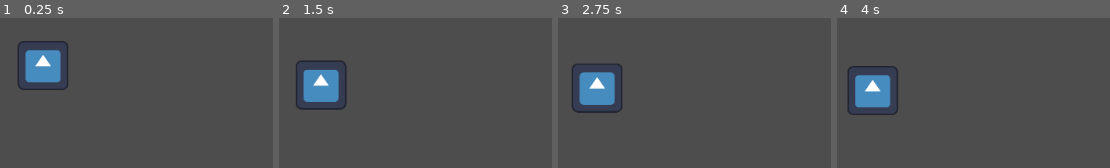
Above: before the commit, frames 1-4 (left to right).
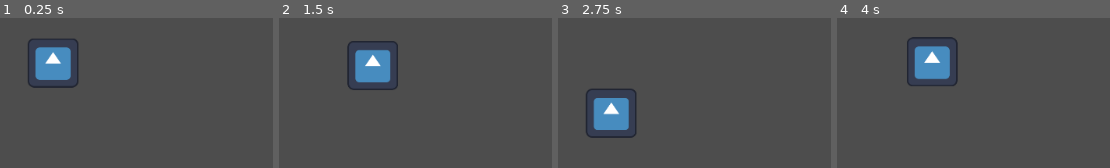
Above: after the commit, the same moments.

Repository: strbtrfll/slumak
Game: Godot game, scene res://main.tscn
Same seed, same stepped clock (60 frames per second), same inputs: the game is played once before the commit and once after it. The engine's default icon, where the game draws it, is replaced by a stand-in: a white triangle on a blue panel in a dark square.
Inputs:
- Up to frame 1 (0.25 s): no input
- Up to frame 2 (1.5 s): no input
- Up to frame 3 (2.75 s): no input
- Up to frame 4 (4 s): no input

The runs differ from the first frame. In frame 1, 3.7% of the frame differs, in the area x 6-29%, y 14-48%; in frame 2, 7.2%; in frame 3, 6.1%; in frame 4, 7.5%, in the area x 4-45%, y 12-65%.

Commit message:
2

Diff:
--- a/clizi.tscn
+++ b/clizi.tscn
@@ -5,26 +5,18 @@
 [sub_resource type="GDScript" id="GDScript_6shin"]
 script/source = "extends RigidBody2D
 
-var speed: float = 100.0
-var change_direction_interval: float = 2.0
-var timer: Timer
-
-func _ready():
-	timer = Timer.new()
-	add_child(timer)
-	timer.wait_time = change_direction_interval
-	#timer.connect(\"timeout\", self, \"_change_direction\")
-	timer.start()
+var speed = 10
+var timer = 0
+var velocity = Vector2(randf_range(-10, 10), randf_range(-10, 10)) * speed
 
 func _process(delta):
 	# Двигаем объект в текущем направлении
-	var velocity = Vector2(randf_range(-100, 100), randf_range(-100, 100)).normalized() * speed
+	if timer > randf_range(60, 250):
+		velocity = Vector2(randf_range(-10, 10), randf_range(-10, 10)) * speed
+		timer = 0
 	linear_velocity = velocity
+	timer = timer+1
 
-func _change_direction():
-	# При срабатывании таймера меняем направление движения
-	timer.wait_time = randf_range(0.5, 2.0)
-	timer.start()
 "
 
 [sub_resource type="RectangleShape2D" id="RectangleShape2D_ilmiu"]
--- a/main.tscn
+++ b/main.tscn
@@ -8,6 +8,7 @@
 
 [node name="Clizi" parent="." instance=ExtResource("1_3nlhi")]
 position = Vector2(291, -108)
+mass = 1.61
 
 [node name="Path2D" type="Path2D" parent="."]
 curve = SubResource("Curve2D_e2s7a")
